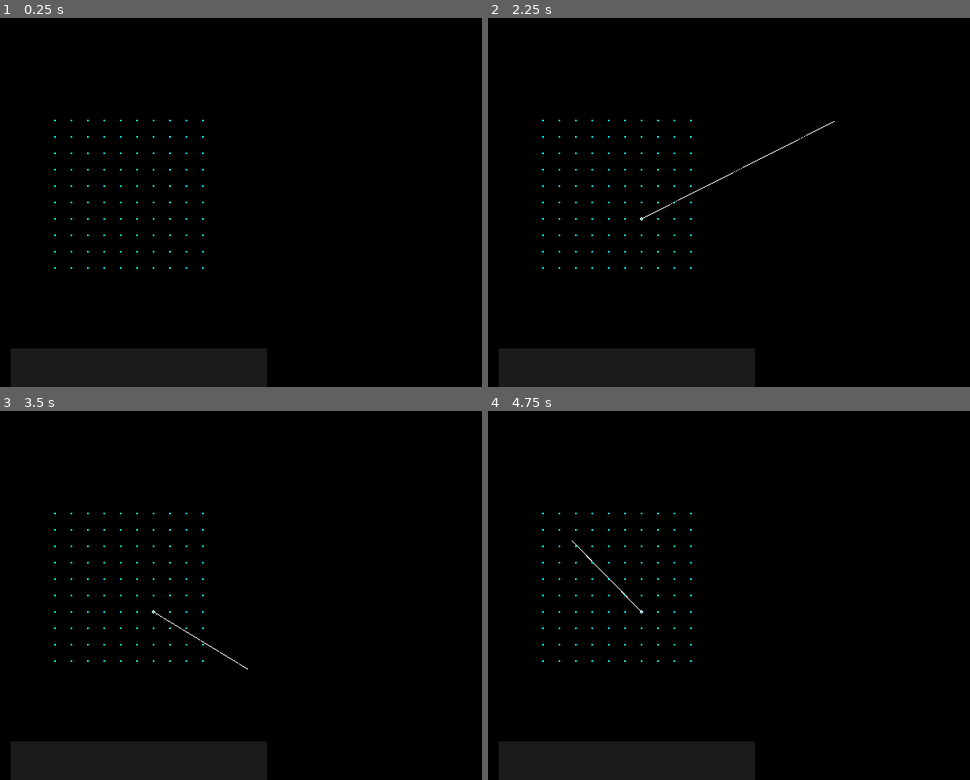
Above: before the commit, frames 1-4 (two rows, left to right).
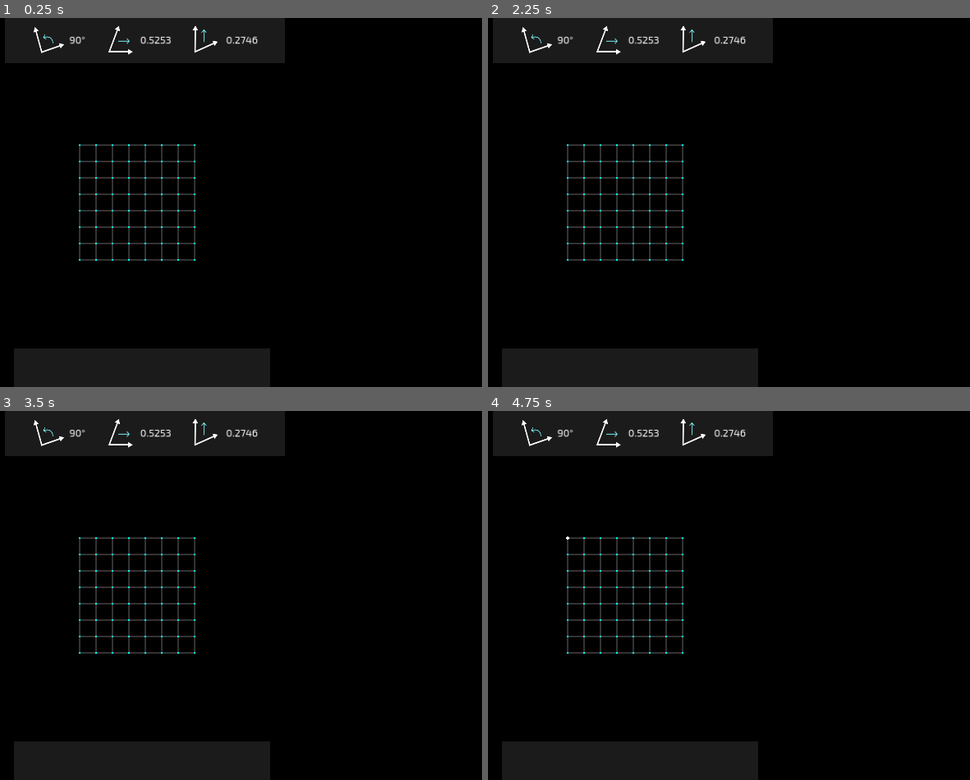
Above: after the commit, the same moments.

Repository: 20akshay00/ShapeSmith
Game: Godot game, scene res://scenes/world.tscn
Same seed, same stepped clock (60 frames per second), same inputs: the game is played once before the commit and once after it.
Inputs (mouse positions are in pixels of both pictures, inside the frame that each line leads up to):
- Up to frame 1 (0.25 s): no input
- Up to frame 2 (2.25 s): tap Enter at 0.5, 2 s; move the mouse to (912, 184) at 0.52 s; press the mouse at (912, 184) at 0.53 s; tap Space at 1.25 s; move the mouse to (637, 220) at 1.27 s; release the mouse at (637, 220) at 1.28 s; click (637, 220) at 1.35 s; move the mouse to (835, 121) at 2.02 s; press the mouse at (835, 121) at 2.03 s
- Up to frame 3 (3.5 s): tap Space at 2.75 s; move the mouse to (245, 669) at 2.77 s; release the mouse at (245, 669) at 2.78 s; click (245, 669) at 2.85 s
- Up to frame 4 (4.75 s): tap Enter at 3.5 s; move the mouse to (965, 650) at 3.52 s; press the mouse at (965, 650) at 3.53 s; tap Space at 4.25 s; move the mouse to (569, 540) at 4.27 s; release the mouse at (569, 540) at 4.28 s; click (569, 540) at 4.35 s

The runs differ from the first frame. In frame 1, 9.0% of the frame differs, in the area x 1-60%, y 0-100%; in frame 2, 9.1%, in the area x 1-72%, y 0-100%; in frame 3, 9.1%; in frame 4, 9.1%.

Commit message:
add ui template

Diff:
--- a/project.godot
+++ b/project.godot
@@ -20,6 +20,10 @@
 window/size/viewport_width=1920
 window/size/viewport_height=1080
 window/stretch/mode="canvas_items"
+
+[gui]
+
+theme/custom_font="res://fonts/Exo2-VariableFont_wght.ttf"
 
 [input]
 
--- /dev/null
+++ b/scenes/shape_creature.tscn
@@ -0,0 +1,8 @@
+[gd_scene load_steps=2 format=3 uid="uid://b5s4pccawtaql"]
+
+[ext_resource type="Script" path="res://scripts/shape_creature.gd" id="1_1iykf"]
+
+[node name="ShapeCreature" type="Area2D"]
+script = ExtResource("1_1iykf")
+
+[node name="CollisionShape2D" type="CollisionShape2D" parent="."]
--- a/scenes/world.tscn
+++ b/scenes/world.tscn
@@ -8,18 +8,22 @@
 [ext_resource type="Script" path="res://scripts/grid/grid_skew_state.gd" id="6_2lcr5"]
 [ext_resource type="Script" path="res://scripts/grid/grid_draw_state.gd" id="7_ohwr6"]
 [ext_resource type="Script" path="res://scripts/grid/grid_rotate_state.gd" id="8_ll28p"]
+[ext_resource type="Texture2D" uid="uid://bdkyxk8us8ydi" path="res://assets/art/gizmo_rotate.png" id="9_63hv2"]
+[ext_resource type="Script" path="res://scripts/shape_spawner.gd" id="9_mpfct"]
+[ext_resource type="Texture2D" uid="uid://ut3j8wtg8js6" path="res://assets/art/gizmo_skewx.png" id="10_8l75a"]
+[ext_resource type="Texture2D" uid="uid://neso1rxocdj8" path="res://assets/art/gizmo_skewy.png" id="11_e1diq"]
 
 [sub_resource type="ShaderMaterial" id="ShaderMaterial_sim6x"]
 shader = ExtResource("2_y2nqn")
 shader_parameter/resolution = Vector2(1920, 1080)
 shader_parameter/line_color = Color(1, 1, 1, 1)
-shader_parameter/zoom = 22.0
+shader_parameter/zoom = 3.7
 shader_parameter/rotation = 0.0
 shader_parameter/translation = Vector2(0, 0)
 shader_parameter/skew_x_factor = 0.0
 shader_parameter/skew_y_factor = 0.0
-shader_parameter/thickness = 0.5
-shader_parameter/brightness = 0.3
+shader_parameter/thickness = 0.2
+shader_parameter/brightness = 0.5
 
 [node name="World" type="Node2D"]
 script = ExtResource("1_kdrbg")
@@ -59,14 +63,80 @@
 
 [node name="CanvasLayer" type="CanvasLayer" parent="."]
 
-[node name="ColorRect" type="ColorRect" parent="CanvasLayer"]
+[node name="BottomBar" type="ColorRect" parent="CanvasLayer"]
 anchors_preset = 15
 anchor_right = 1.0
 anchor_bottom = 1.0
-offset_left = 171.0
-offset_top = 967.0
-offset_right = -1001.0
-offset_bottom = 2.0
+offset_left = 180.0
+offset_top = 968.0
+offset_right = -992.0
+offset_bottom = 3.0
 grow_horizontal = 2
 grow_vertical = 2
 color = Color(0.707966, 0.707967, 0.707967, 0.14902)
+
+[node name="HBoxContainer" type="HBoxContainer" parent="CanvasLayer/BottomBar"]
+layout_mode = 0
+offset_right = 40.0
+offset_bottom = 40.0
+
+[node name="TopBar" type="ColorRect" parent="CanvasLayer"]
+anchors_preset = 15
+anchor_right = 1.0
+anchor_bottom = 1.0
+offset_left = 153.0
+offset_right = -949.0
+offset_bottom = -948.0
+grow_horizontal = 2
+grow_vertical = 2
+color = Color(0.707966, 0.707967, 0.707967, 0.14902)
+
+[node name="HBoxContainer" type="HBoxContainer" parent="CanvasLayer/TopBar"]
+layout_mode = 0
+offset_top = 9.0
+offset_right = 819.0
+offset_bottom = 120.0
+theme_override_constants/separation = 50
+alignment = 1
+
+[node name="RotationUI" type="HBoxContainer" parent="CanvasLayer/TopBar/HBoxContainer"]
+layout_mode = 2
+theme_override_constants/separation = 10
+
+[node name="TextureRect" type="TextureRect" parent="CanvasLayer/TopBar/HBoxContainer/RotationUI"]
+layout_mode = 2
+texture = ExtResource("9_63hv2")
+
+[node name="Label" type="Label" parent="CanvasLayer/TopBar/HBoxContainer/RotationUI"]
+layout_mode = 2
+theme_override_font_sizes/font_size = 30
+text = "90°"
+
+[node name="SkewXUI" type="HBoxContainer" parent="CanvasLayer/TopBar/HBoxContainer"]
+layout_mode = 2
+theme_override_constants/separation = 10
+
+[node name="TextureRect" type="TextureRect" parent="CanvasLayer/TopBar/HBoxContainer/SkewXUI"]
+layout_mode = 2
+texture = ExtResource("10_8l75a")
+
+[node name="Label" type="Label" parent="CanvasLayer/TopBar/HBoxContainer/SkewXUI"]
+layout_mode = 2
+theme_override_font_sizes/font_size = 30
+text = "0.5253"
+
+[node name="SkewYUI" type="HBoxContainer" parent="CanvasLayer/TopBar/HBoxContainer"]
+layout_mode = 2
+theme_override_constants/separation = 10
+
+[node name="TextureRect" type="TextureRect" parent="CanvasLayer/TopBar/HBoxContainer/SkewYUI"]
+layout_mode = 2
+texture = ExtResource("11_e1diq")
+
+[node name="Label" type="Label" parent="CanvasLayer/TopBar/HBoxContainer/SkewYUI"]
+layout_mode = 2
+theme_override_font_sizes/font_size = 30
+text = "0.2746"
+
+[node name="ShapeSpawner" type="Node2D" parent="."]
+script = ExtResource("9_mpfct")
--- a/scripts/grid/grid.gd
+++ b/scripts/grid/grid.gd
@@ -5,19 +5,19 @@
 @export var LINE_THICKNESS: int = 2
 @export var LINE_COLOR: Color = Color.WHITE
 
-@export var POINT_SIZE: int = 2
+@export var POINT_SIZE: int = 3
 @export var POINT_COLOR: Color = Color.AQUA
 
-@export var POINT_SELECTED_SIZE: int = 4
+@export var POINT_SELECTED_SIZE: int = 5
 @export var POINT_SELECTED_COLOR: Color = Color.WHITE
 
-@export var grid_size: Vector2 = Vector2(10, 10)
+@export var grid_size: Vector2 = Vector2(8, 8)
 @export var cell_size: Vector2 = Vector2(48, 48)
 @export var POINT_CLICK_SENSITIVITY: float = 15.
 
 @export var x_grid_line_idx: Array
 @export var y_grid_line_idx: Array
-@export var GRID_LINE_THICKNESS: float = 2
+@export var GRID_LINE_THICKNESS: float = 3
 @export var GRID_LINE_COLOR: Color = Color(49, 122, 139, 0.2)
 
 @onready var _state_machine: GridStateMachine = $StateMachine
@@ -30,8 +30,8 @@
 var _shape_complete: bool = false
 
 func _ready() -> void:
-	for i in range(-grid_size.x/2, grid_size.x/2):
-		for j in range(-grid_size.y/2, grid_size.y/2):
+	for i in Vector3(-(grid_size.x - 1)/2, grid_size.x/2, 1):
+		for j in Vector3(-(grid_size.y - 1)/2, grid_size.y/2, 1):
 			_points.push_back(Vector2(i, j) * cell_size)
 
 	_points_default = _points.duplicate()
--- /dev/null
+++ b/scripts/shape_creature.gd
@@ -0,0 +1,14 @@
+extends Area2D
+
+var height: float
+var width: float
+
+var hole_vertices: Array[Vector2]
+
+# Called when the node enters the scene tree for the first time.
+func _ready() -> void:
+	pass
+
+# Called every frame. 'delta' is the elapsed time since the previous frame.
+func _process(delta: float) -> void:
+	pass
--- /dev/null
+++ b/scripts/shape_spawner.gd
@@ -0,0 +1,11 @@
+extends Node2D
+
+
+# Called when the node enters the scene tree for the first time.
+func _ready() -> void:
+	pass # Replace with function body.
+
+
+# Called every frame. 'delta' is the elapsed time since the previous frame.
+func _process(delta: float) -> void:
+	pass
Binary file added: assets/art/gizmo_base.png
Not shown, added: assets/art/gizmo_base.png.import
Binary file added: assets/art/gizmo_rotate.png
Not shown, added: assets/art/gizmo_rotate.png.import
Binary file added: assets/art/gizmo_skewx.png
Not shown, added: assets/art/gizmo_skewx.png.import
Binary file added: assets/art/gizmo_skewy.png
Not shown, added: assets/art/gizmo_skewy.png.import
Not shown, added: export_presets.cfg
Binary file added: fonts/Exo2-VariableFont_wght.ttf
Not shown, added: fonts/Exo2-VariableFont_wght.ttf.import
Binary file added: fonts/RobotoMono-VariableFont_wght.ttf
(and 3 more such lines)
